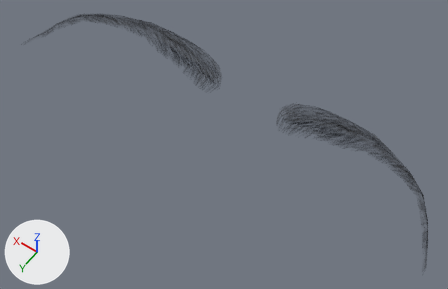
What one commit did to the glTF model assets/modular/eyebrows/eyebrow004_male.glb.
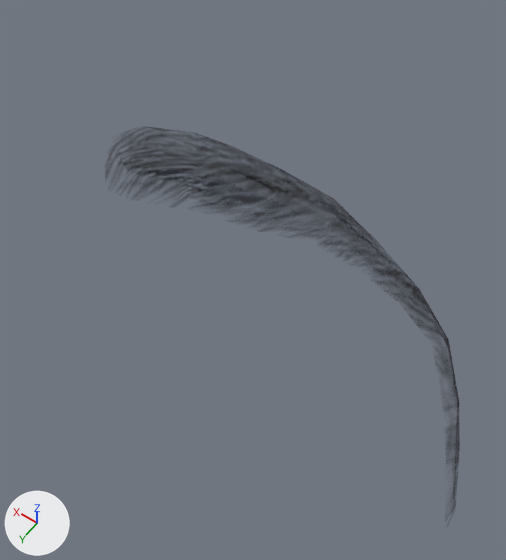
The first picture shows the older version from a 50 mm lens placed at (-0.0583, -0.059, 1.8291), pointed at (-0.0031, -0.1364, 1.7075). The close-ups show the older and then the newer version on the part from 52% to 100% of the width and 17% to 100% of the height of that picture. Only the edits that show in the close-ups are written down. Every picture has the same lights, and +X, +Y and +Z are marked at lower left.

In view in the first close-up: 'Human.eyebrow004'.
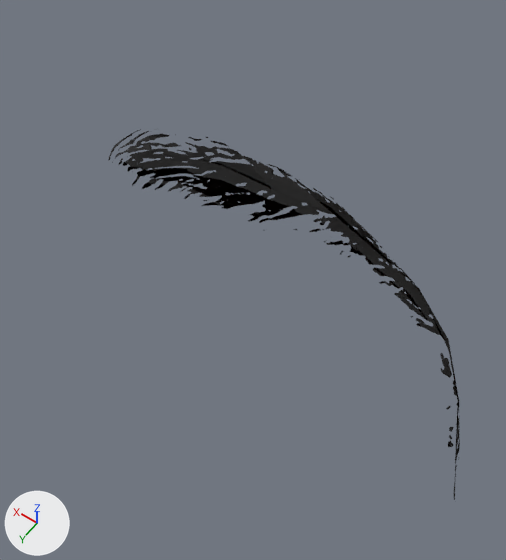
Changed parts and their boxes [x1, y1, x2, y2] in the close-ups (506 x 560 px):
'Human.eyebrow004', surface changed: [108, 129, 460, 500] in both

The change, as a list of edits to the scene's bpy script:
```text
Change mat_human_eyebrow004:
    add n5 = _N.new('ShaderNodeMath'); n5.name = 'Math'
    add n5.operation = 'SUBTRACT'
    add n5.inputs[0].default_value = 1.0  # 'Value'
    add n6 = _N.new('ShaderNodeMath'); n6.name = 'Math.001'
    add n6.operation = 'LESS_THAN'
    where n2 = _N.new('ShaderNodeTexImage'); n2.name = 'Image Texture'
    where n0 = _N.new('ShaderNodeBsdfPrincipled'); n0.name = 'Principled BSDF'
    remove _L.new(n2.outputs[1], n0.inputs[4])  # 'Alpha' to 'Alpha'
    add _L.new(n5.outputs[0], n0.inputs[4])  # 'Value' to 'Alpha'
    add _L.new(n6.outputs[0], n5.inputs[1])  # 'Value' to 'Value'
    add _L.new(n2.outputs[1], n6.inputs[0])  # 'Alpha' to 'Value'
```
